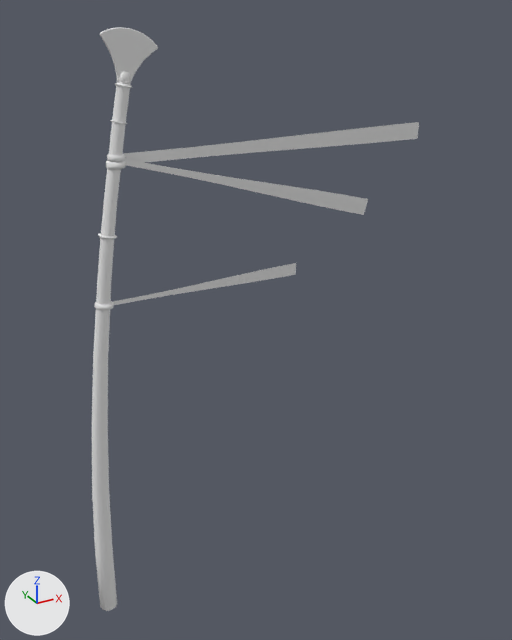
An edit to the FBX model ProjetFirstPerson/Assets/Art/3D/Fbx/Props/SM_Poteau.fbx, drawn before and after from the same camera.
One viewpoint serves both versions: a camera (50 mm lens) standing at (-7.0, -2.31, 2.55) and looking at (-5.59, 0.26, 1.27). Every picture has the same lights, and +X, +Y and +Z are marked at lower left. Where no turn or scale is listed for an object, it has been applied to the vertices.

The older version as bpy lines, for what is in view:
```python
me_mesh_001 = bpy.data.meshes.new('Mesh.001')
me_mesh_001.from_pydata(...)  # 994 vertices, 1976 faces; spans x -0.04..0.39, y -0.04..0.04, z 0.0..2.52
me_mesh_001.materials.append(mat_pole)  # white #e7e7e7
me_mesh_002 = bpy.data.meshes.new('Mesh.002')
me_mesh_002.from_pydata(...)  # 46 vertices, 22 faces; spans x 0.0..1.43, y -0.003..0.0, z -0.037..0.038
me_mesh_002.materials.append(mat_flag)  # white #e7e7e7
me_mesh_003 = bpy.data.meshes.new('Mesh.003')
me_mesh_003.from_pydata(...)  # 46 vertices, 22 faces; spans x -0.003..1.108, y -0.074..0.0, z -0.331..0.011
me_mesh_003.materials.append(mat_flag)  # white #e7e7e7
me_mesh_004 = bpy.data.meshes.new('Mesh.004')
me_mesh_004.from_pydata(...)  # 46 vertices, 22 faces; spans x 0.0..0.879, y 0.0..0.003, z -0.028..0.028
me_mesh_004.materials.append(mat_flag)  # white #e7e7e7
ob_poteau_l = bpy.data.objects.new('Poteau_l', me_mesh_001)
ob_poteau_l.location = (-6.385, 0.255, -0.029)
ob_ruban_01_l = bpy.data.objects.new('Ruban_01_l', me_mesh_002)
ob_ruban_01_l.location = (-6.164, 0.268, 2.037)
ob_ruban_02_l = bpy.data.objects.new('Ruban_02_l', me_mesh_003)
ob_ruban_02_l.location = (-6.166, 0.259, 2.033)
ob_ruban_03_l = bpy.data.objects.new('Ruban_03_l', me_mesh_004)
ob_ruban_03_l.location = (-6.258, 0.262, 1.474)
```
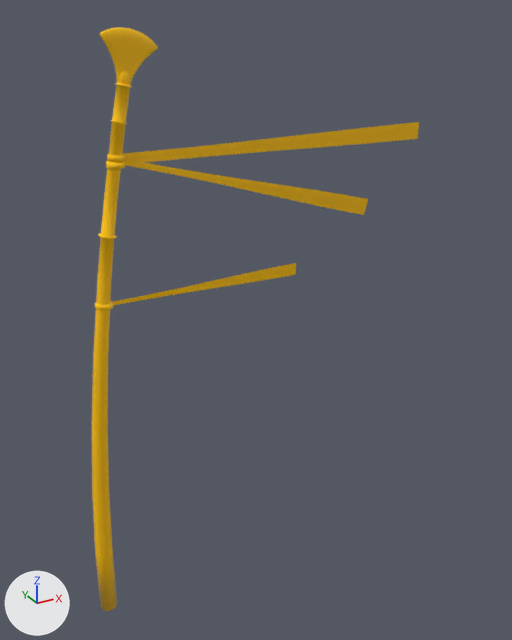
Where the newer file only moved an object's origin or applied its transform, the numbers keep the older frame.

Location of each change, [x1, y1, x2, y2] in pixels of the pictures (512 x 640 px):
```json
{"object": "Ruban_01_l", "change": "recoloured", "before": [124, 122, 419, 163], "after": [124, 122, 419, 163], "on screen": "white to yellow"}
{"object": "Ruban_02_l", "change": "recoloured", "before": [125, 159, 368, 215], "after": [125, 159, 368, 215], "on screen": "white to yellow"}
{"object": "Ruban_03_l", "change": "recoloured", "before": [113, 263, 296, 305], "after": [113, 263, 296, 305], "on screen": "white to yellow"}
{"part": 1, "of": "me_mesh_001", "change": "recoloured", "before": [92, 27, 158, 611], "after": [92, 27, 158, 611], "on screen": "white to yellow"}
```

Edits to the scene script, one JSON object a line:
```json
{"op": "add", "block": "mat_material__23", "code": ["mat_material__23 = principled_material('Material #23')", "mat_material__23.base_color = (1.0, 0.541, 0.0)  # yellow #ffc200", "mat_material__23.roughness = 0.0"]}
{"block": "me_mesh_004", "where": "me_mesh_004.from_pydata(...)  # 46 vertices, 22 faces; spans x 0.0..0.879, y 0.0..0.003, z -0.028..0.028"}
{"op": "remove", "block": "me_mesh_004", "code": "me_mesh_004.materials.append(mat_flag)  # white #e7e7e7"}
{"op": "add", "block": "me_mesh_004", "code": "me_mesh_004.materials.append(mat_material__23)  # yellow #ffc200"}
{"block": "me_mesh_003", "where": "me_mesh_003.from_pydata(...)  # 46 vertices, 22 faces; spans x -0.003..1.108, y -0.074..0.0, z -0.331..0.011"}
{"op": "remove", "block": "me_mesh_003", "code": "me_mesh_003.materials.append(mat_flag)  # white #e7e7e7"}
{"op": "add", "block": "me_mesh_003", "code": "me_mesh_003.materials.append(mat_material__23)  # yellow #ffc200"}
{"block": "me_mesh_001", "where": "me_mesh_001.from_pydata(...)  # 994 vertices, 1976 faces; spans x -0.04..0.39, y -0.04..0.04, z 0.0..2.52"}
{"block": "me_mesh_001", "where": "# used by ob_poteau_l; location = (-6.385, 0.255, -0.029)"}
{"block": "me_mesh_001", "change": "me_mesh_001 part 1: 1976 faces spanning x -0.04..0.39, y -0.04..0.04, z 0.0..2.52 switch from mat_pole (white #e7e7e7) to mat_material__23 (yellow #ffc200)"}
{"block": "me_mesh_002", "where": "me_mesh_002.from_pydata(...)  # 46 vertices, 22 faces; spans x 0.0..1.43, y -0.003..0.0, z -0.037..0.038"}
{"op": "remove", "block": "me_mesh_002", "code": "me_mesh_002.materials.append(mat_flag)  # white #e7e7e7"}
{"op": "add", "block": "me_mesh_002", "code": "me_mesh_002.materials.append(mat_material__23)  # yellow #ffc200"}
```
